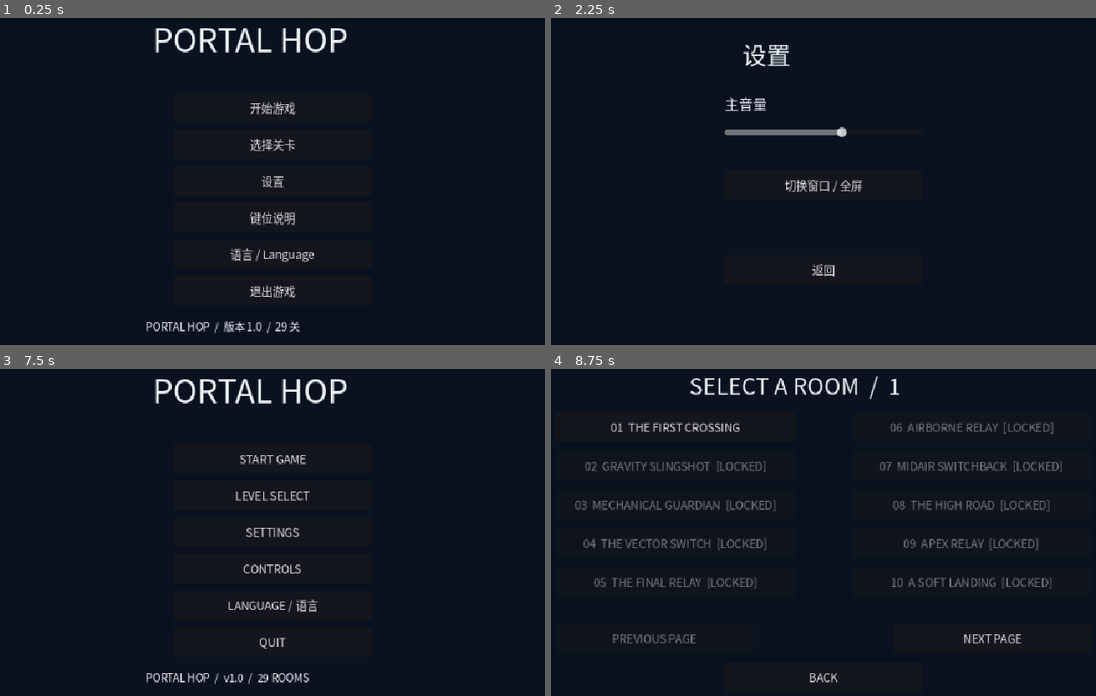
Above: before the commit, frames 1-4 (two rows, left to right).
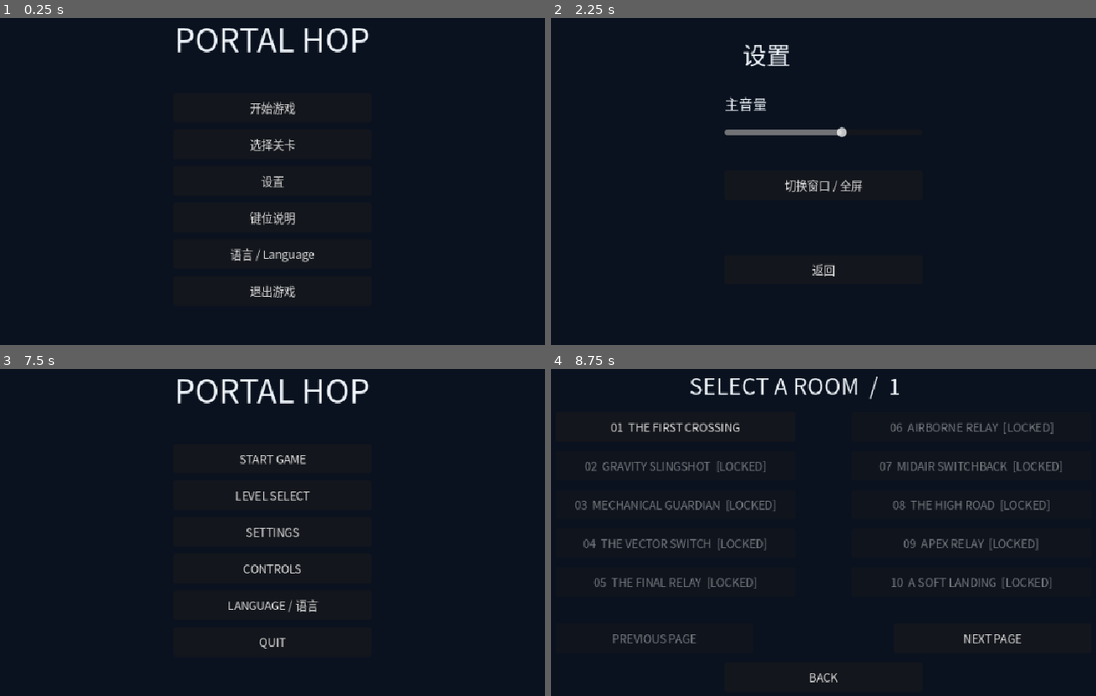
Above: after the commit, the same moments.

Repository: ackinick3/portal-hop
Game: Godot game, scene res://scenes/main.tscn
The game is run twice, just before and just after one commit, with the same random seed, the same clock (stepped at 60 frames per second) and the same inputs.
Inputs:
- Up to frame 1 (0.25 s): no input
- Up to frame 2 (2.25 s): click "选择关卡" at 0.5 s; click "返回" at 1.25 s; click "设置" at 2 s
- Up to frame 3 (7.5 s): click "返回" at 2.75 s; click "键位说明" at 3.5 s; click "返回" at 4.25 s; click "语言 / Language" at 5 s; click "简体中文 ✓" at 5.75 s; click "English" at 6.5 s; click "BACK" at 7.25 s
- Up to frame 4 (8.75 s): click "LEVEL SELECT" at 8 s

The runs differ from the first frame. In frame 1, 2.0% of the frame differs, in the area x 26-68%, y 3-97%; in frame 2, nothing differs; in frame 3, 2.0%; in frame 4, nothing differs.

Commit message:
fix: center main menu title and remove footer

Diff:
--- a/scenes/main.gd
+++ b/scenes/main.gd
@@ -104,14 +104,15 @@
 	get_tree().paused = true
 	clear_panel()
 	backdrop()
-	label_at("PORTAL HOP",Vector2(310,58),46)
+	var title := label_at("PORTAL HOP",Vector2(0,58),46)
+	title.size.x = 960
+	title.horizontal_alignment = HORIZONTAL_ALIGNMENT_CENTER
 	button("START GAME",Vector2(340,170),func(): start_level(0))
 	button("LEVEL SELECT",Vector2(340,222),level_select)
 	button("SETTINGS",Vector2(340,274),settings)
 	button("CONTROLS",Vector2(340,326),controls)
 	button("LANGUAGE / 语言",Vector2(340,378),language_select)
 	button("QUIT",Vector2(340,430),quit_game)
-	label_at(text("PORTAL HOP  /  v1.0  /  %d ROOMS") % Maps.LEVEL_COUNT,Vector2(300,490),15)
 	queue_redraw()
 
 func level_select(page: int = 0) -> void:
--- a/ui/languages.gd
+++ b/ui/languages.gd
@@ -4,7 +4,6 @@
 	"START GAME":"开始游戏", "LEVEL SELECT":"选择关卡", "SETTINGS":"设置",
 	"CONTROLS":"键位说明", "QUIT":"退出游戏", "BACK":"返回",
 	"LANGUAGE / 语言":"语言 / Language", "LANGUAGE":"语言 / Language",
-	"PORTAL HOP  /  v1.0  /  %d ROOMS":"PORTAL HOP  /  版本 1.0  /  %d 关",
 	"SELECT A ROOM  /  %d":"选择关卡  /  第 %d 页", "  [LOCKED]":"  [未解锁]",
 	"PREVIOUS PAGE":"上一页", "NEXT PAGE":"下一页", "MASTER VOLUME":"主音量",
 	"TOGGLE WINDOW / FULLSCREEN":"切换窗口 / 全屏", "PAUSED":"已暂停",
Not shown, changed: docs/build-manifest.txt
Binary file changed: docs/v1-en-menu.png
Binary file changed: docs/v1-zh_CN-menu.png
Not shown, changed: PROJECT_STATE.md
Not shown, added: docs/menu-polish-build.log
Not shown, added: docs/menu-polish-install.log
Not shown, added: docs/menu-polish-installed-language.log
Not shown, added: docs/menu-polish-installer-validation.log
Not shown, added: docs/menu-polish-language.log
Not shown, added: docs/menu-polish-start.log
Not shown, added: docs/menu-polish-uninstall.log
Not shown, changed: docs/v1-export.log
(and 1 more such lines)
